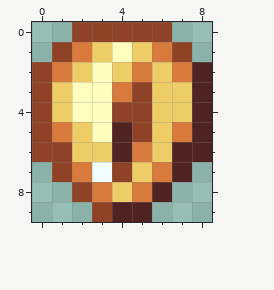
Pixel-art sprite: Items/Hook/CitrineProjectile.png. The picture above is the old version.
The file is 18x20 pixels, drawn in blocks of 2x2; one block is one cell here.
After:
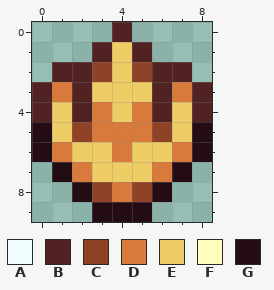
Palette (. is transparent): A #f2fdff  B #512222  C #904226  D #d87a3c  E #eecd67  F #fffdbe  G #240c14
Changes in this commit:
@@ x 0..8 @@
- 0 ..CCCCC..
- 1 .CDEFEDC.
- 2 CDEFEDEDB
- 3 CEFFDCEEB
- 4 CEFFCCEEB
- 5 CDEFBCEDB
- 6 CCEEBDEBB
- 7 .CDACEDB.
- 8 ..CDEDB..
- 9 ...CBB...
+ 0 ....B....
+ 1 ...BEB...
+ 2 .BBCECBB.
+ 3 BDBEEEBDB
+ 4 BEBDEDBEB
+ 5 GECDDDCEG
+ 6 GDEEDEEDG
+ 7 .GDEEEDG.
+ 8 ..GCDCG..
+ 9 ...GGG...
Boxes around the changes in both pictures, in picture pixels (x1, y1, x2, y2):
changed: (32, 22, 212, 222)
